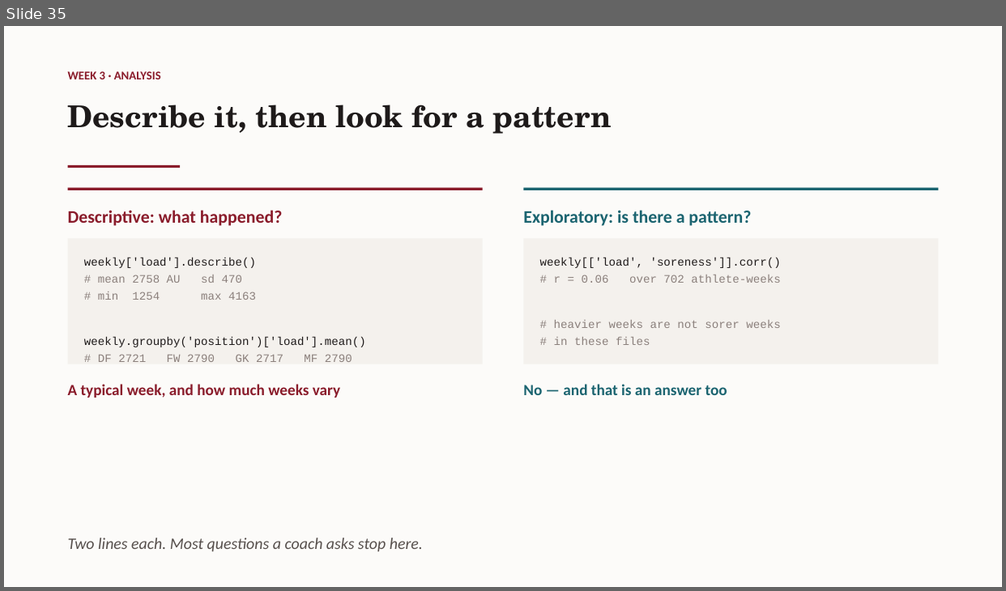
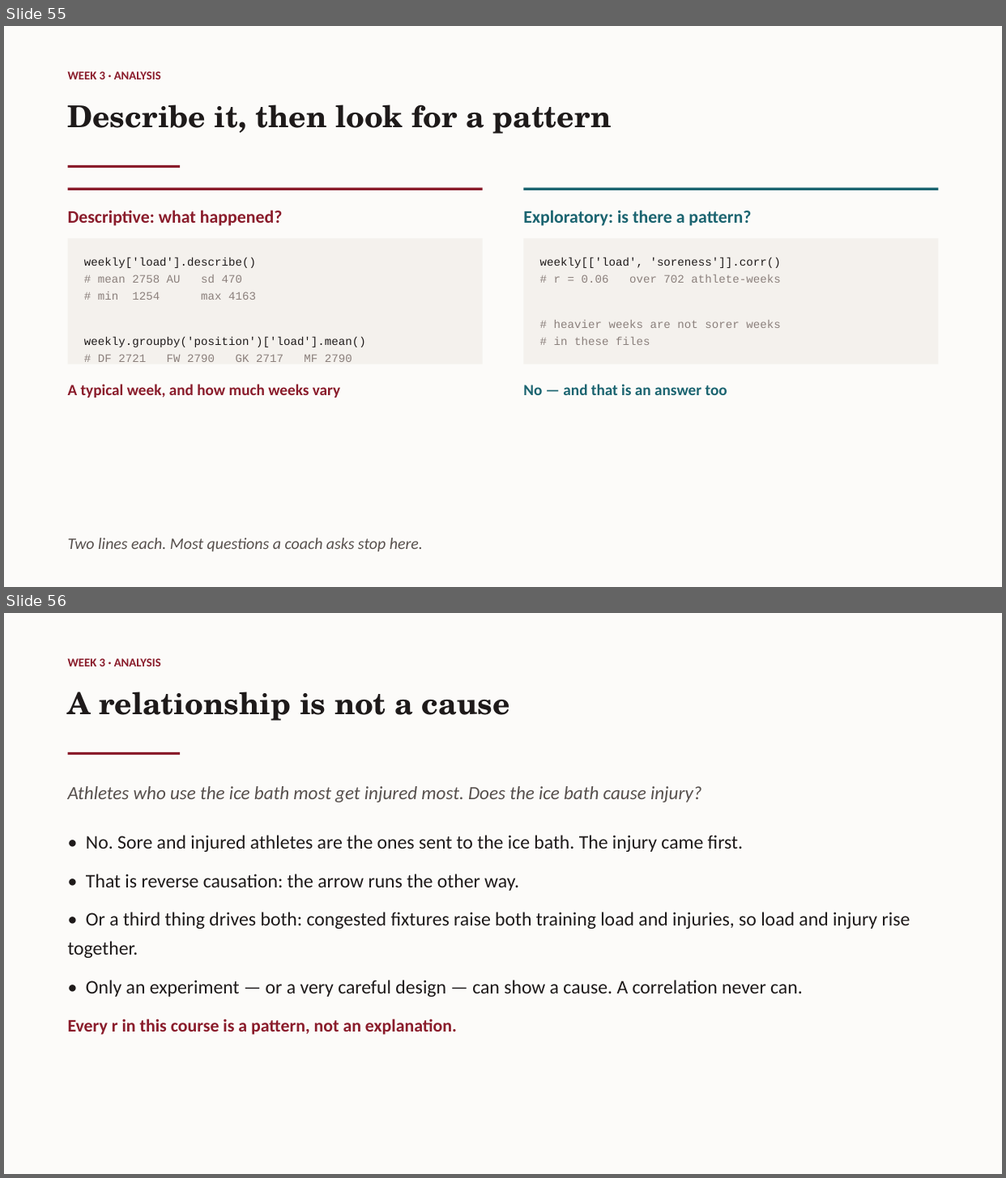
Before and after one commit to galipaydin/pes3850, a slide deck: lectures/week03/slides.pptx. Shown one above the other, each under a label of ours: slide 35 before the commit, slides 55 and 56 after it. The pictures are 1006x591 and 1006x1178 pixels, drawn with LibreOffice and Linux fonts; fonts in the diff are those of the drawing. Boxes give left, top, right and bottom in pixels: in the first picture for what was removed or moved away, otherwise in the second. Text is boxed around its words. In the diff, an @@ line names an element or a change of style, - is before the commit and + after.

Commit message:
Week 3 slides: worked examples for preprocessing, analysis and machine learning

```diff
--- a/lectures/week03/slides.pptx
+++ b/lectures/week03/slides.pptx
@@ slide 56 added at <box>4,613,1002,1174</box>, background #FCFBF9 @@
@@ text added at <box>68,658,161,666</box>, 11.5 pt, text #8A1C2B, bold @@
+WEEK 3 · ANALYSIS
@@ text added at <box>68,692,510,721</box>, 29 pt, text #1E1A1A, bold @@
+A relationship is not a cause
@@ rectangle added at <box>68,752,180,756</box>, fill #8A1C2B @@
@@ text added at <box>68,786,702,803</box>, 18 pt, text #57504D, italic @@
+Athletes who use the ice bath most get injured most. Does the ice bath cause injury?
@@ text added at <box>68,835,910,1035</box>, 18.5 pt, text #1E1A1A @@
+• No. Sore and injured athletes are the ones sent to the ice bath. The injury came first.
+• That is reverse causation: the arrow runs the other way.
+• Or a third thing drives both: congested fixtures raise both training load and injuries, so load and injury rise together.
+• Only an experiment — or a very careful design — can show a cause. A correlation never can.
+Every r in this course is a pattern, not an explanation.
@@ what was slide 35 is now slide 55 @@
```
Also in this commit, not shown: 34 other slides added, 2 other files.
